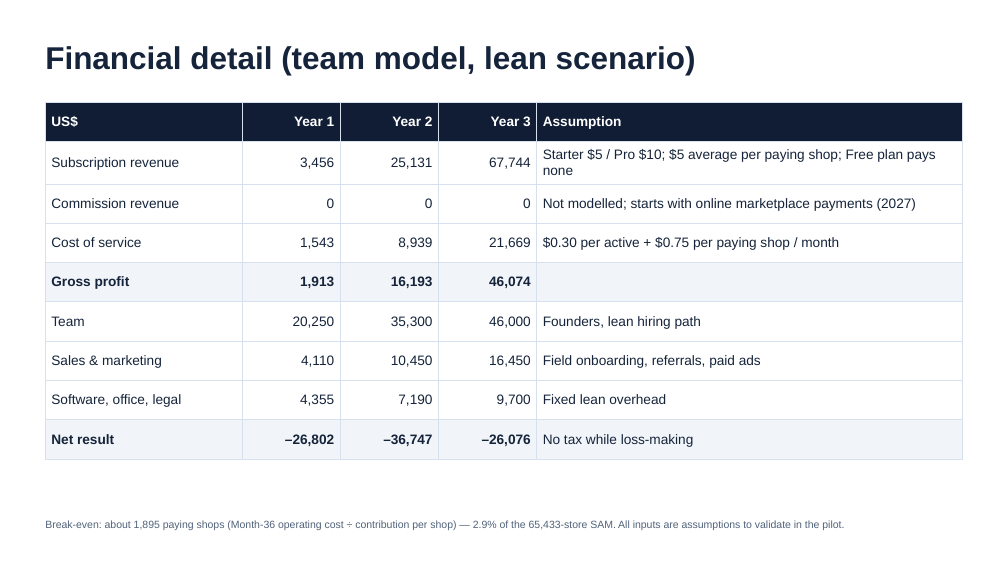
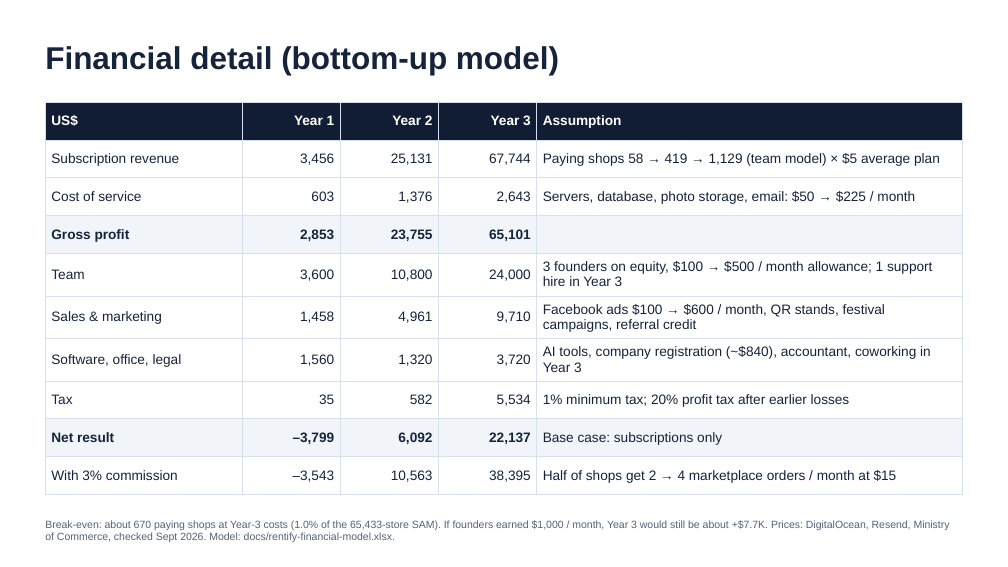
Before and after one commit to mengchheanglong/rentify-unipreneur, a slide deck: slide 1 of output/drafts/Rentify_v6_slide17_financial-detail.pptx. Drawn at 1008x567 pixels with LibreOffice and Linux fonts; fonts in the diff are those of the drawing. Boxes give left, top, right and bottom in pixels: in the first picture for what was removed or moved away, otherwise in the second. Text is boxed around its words. In the diff, an @@ line names an element or a change of style, - is before the commit and + after.

```diff
--- a/output/drafts/Rentify_v6_slide17_financial-detail.pptx
+++ b/output/drafts/Rentify_v6_slide17_financial-detail.pptx
@@ text at bbox=[45, 46, 559, 75]: text changed @@
-Financial detail (team model, lean scenario)
+Financial detail (bottom-up model)
@@ table at bbox=[45, 102, 963, 487] @@
-row 2: Subscription revenue | 3,456 | 25,131 | 67,744 | Starter $5 / Pro $10; $5 average per paying shop; Free plan pays none
-row 3: Commission revenue | 0 | 0 | 0 | Not modelled; starts with online marketplace payments (2027)
-row 4: Cost of service | 1,543 | 8,939 | 21,669 | $0.30 per active + $0.75 per paying shop / month
-row 5: Gross profit | 1,913 | 16,193 | 46,074 | 
-row 6: Team | 20,250 | 35,300 | 46,000 | Founders, lean hiring path
-row 7: Sales & marketing | 4,110 | 10,450 | 16,450 | Field onboarding, referrals, paid ads
-row 8: Software, office, legal | 4,355 | 7,190 | 9,700 | Fixed lean overhead
-row 9: Net result | –26,802 | –36,747 | –26,076 | No tax while loss-making
+row 2: Subscription revenue | 3,456 | 25,131 | 67,744 | Paying shops 58 → 419 → 1,129 (team model) × $5 average plan
+row 3: Cost of service | 603 | 1,376 | 2,643 | Servers, database, photo storage, email: $50 → $225 / month
+row 4: Gross profit | 2,853 | 23,755 | 65,101 | 
+row 5: Team | 3,600 | 10,800 | 24,000 | 3 founders on equity, $100 → $500 / month allowance; 1 support hire in Year 3
+row 6: Sales & marketing | 1,458 | 4,961 | 9,710 | Facebook ads $100 → $600 / month, QR stands, festival campaigns, referral credit
+row 7: Software, office, legal | 1,560 | 1,320 | 3,720 | AI tools, company registration (~$840), accountant, coworking in Year 3
+row 8: Tax | 35 | 582 | 5,534 | 1% minimum tax; 20% profit tax after earlier losses
+row 9: Net result | –3,799 | 6,092 | 22,137 | Base case: subscriptions only
+row 10: With 3% commission | –3,543 | 10,563 | 38,395 | Half of shops get 2 → 4 marketplace orders / month at $15
@@ text at bbox=[45, 520, 950, 542]: text changed @@
-Break-even: about 1,895 paying shops (Month-36 operating cost ÷ contribution per shop) — 2.9% of the 65,433-store SAM. All inputs are assumptions to validate in the pilot.
+Break-even: about 670 paying shops at Year-3 costs (1.0% of the 65,433-store SAM). If founders earned $1,000 / month, Year 3 would still be about +$7.7K. Prices: DigitalOcean, Resend, Ministry of Commerce, checked Sept 2026. Model: docs/rentify-financial-model.xlsx.
```
Also in this commit, not shown: 7 other files.
